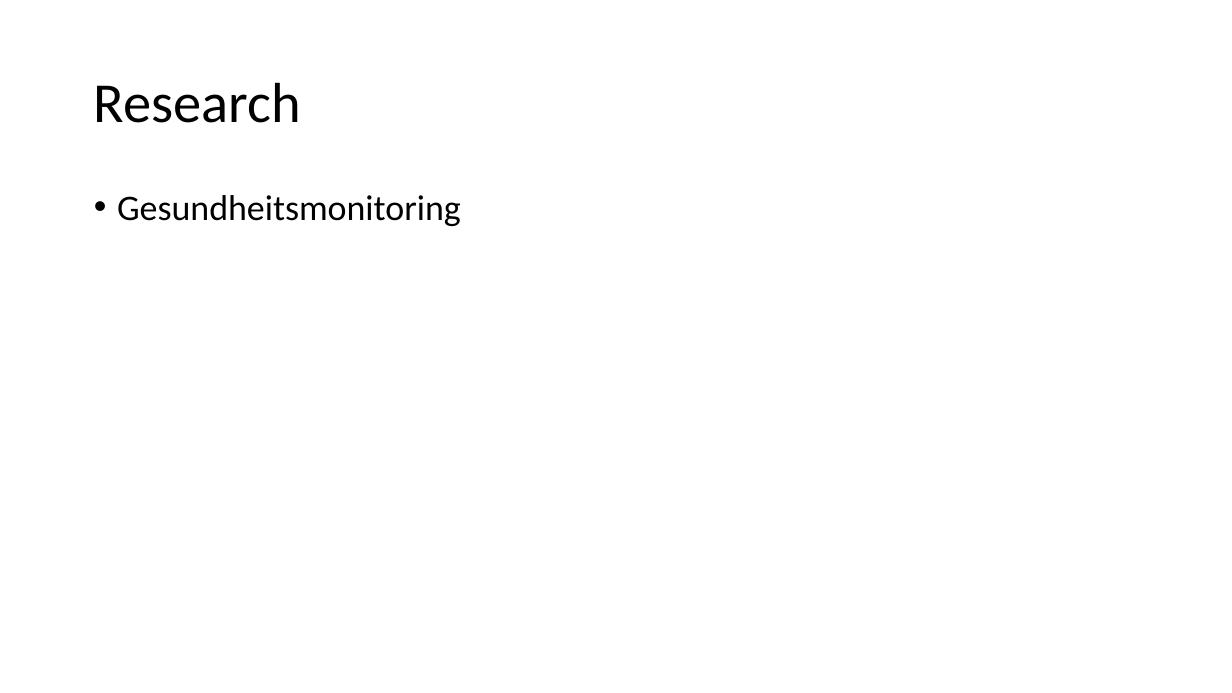
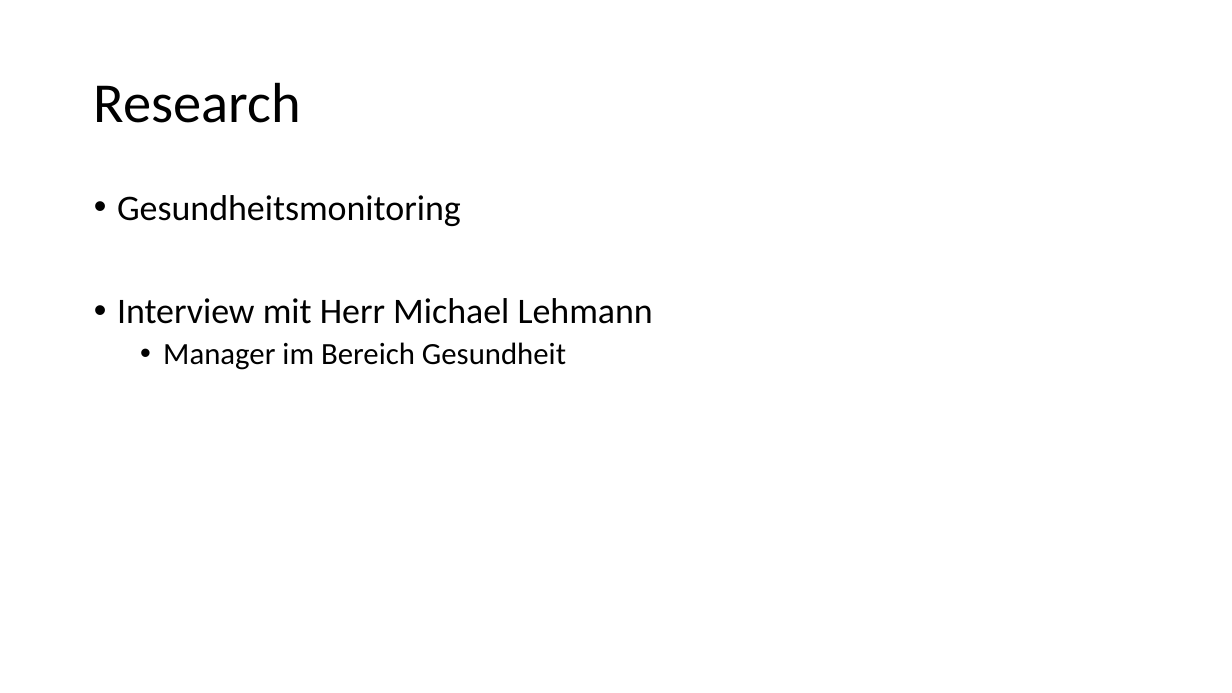
Before and after one commit to tomia1/ch.bfh.btx8081.w2016.red, a slide deck: slide 4 of doc/task3/red_task3.pptx. Drawn at 1232x693 pixels with LibreOffice and Linux fonts; fonts in the diff are those of the drawing. Boxes give left, top, right and bottom in pixels: in the first picture for what was removed or moved away, otherwise in the second. Text is boxed around its words. In the diff, an @@ line names an element or a change of style, - is before the commit and + after.

```diff
--- a/doc/task3/red_task3.pptx
+++ b/doc/task3/red_task3.pptx
@@ text at [117,298,653,370]: paragraphs added @@
+• Interview mit Herr Michael Lehmann
+  • Manager im Bereich Gesundheit
```
